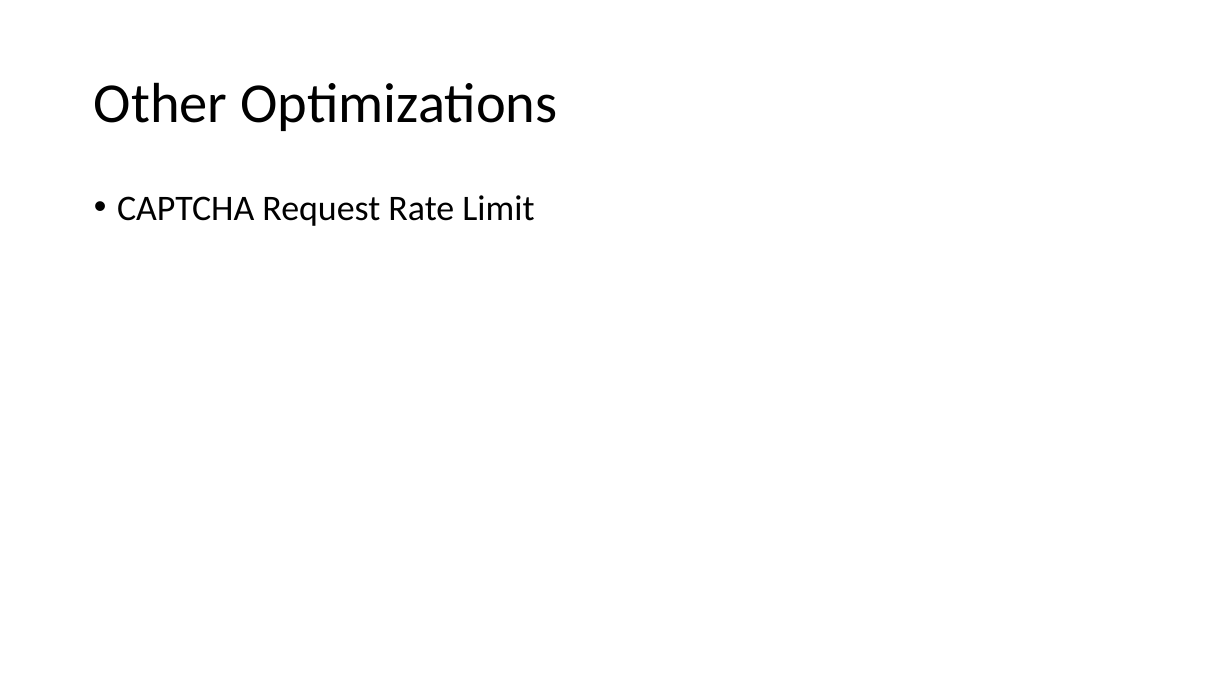
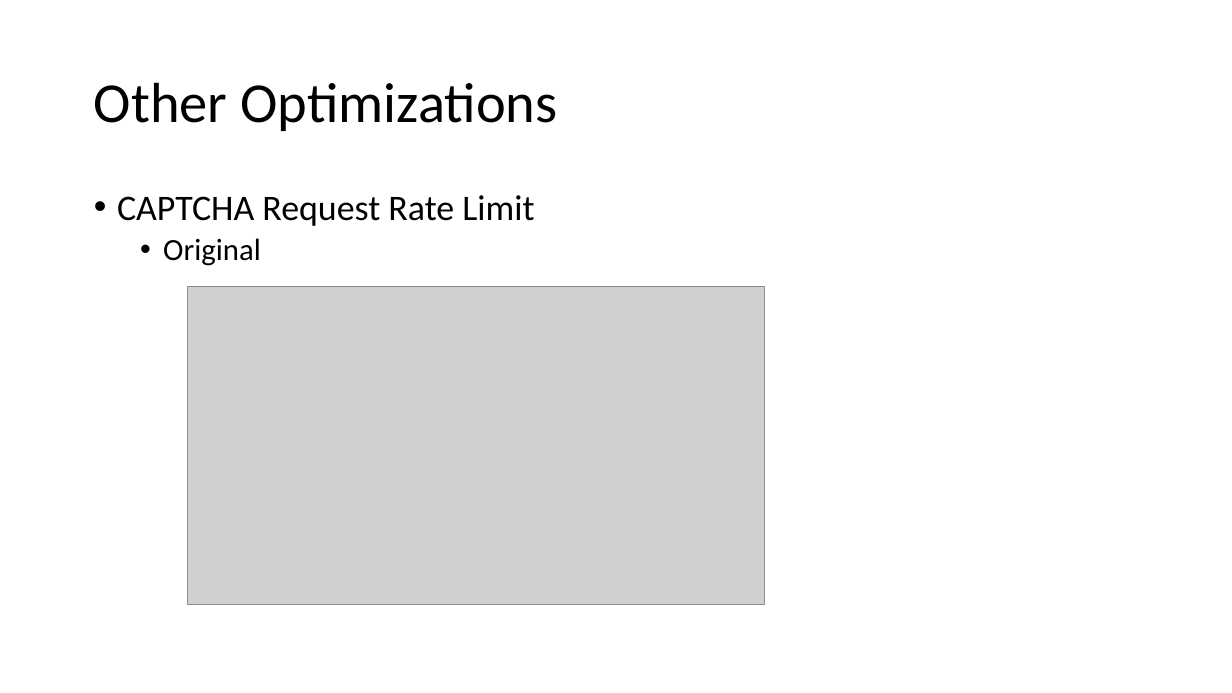
Before and after one commit to similar2/HPCAlertSystem, a slide deck: slide 18 of docs/高性能集群监控系统.pptx (slide 17 before the commit). Drawn at 1232x693 pixels with LibreOffice and Linux fonts; fonts in the diff are those of the drawing; grey boxes stand for pictures. Boxes give left, top, right and bottom in pixels: in the first picture for what was removed or moved away, otherwise in the second. Text is boxed around its words. In the diff, an @@ line names an element or a change of style, - is before the commit and + after.

```diff
--- a/docs/高性能集群监控系统.pptx
+++ b/docs/高性能集群监控系统.pptx
@@ text at bbox=[163, 238, 261, 266]: paragraph added @@
+  • Original
@@ picture added at bbox=[188, 287, 765, 604] @@
```
Also in this commit, not shown: 1 other slide changed, 4 slides added.
